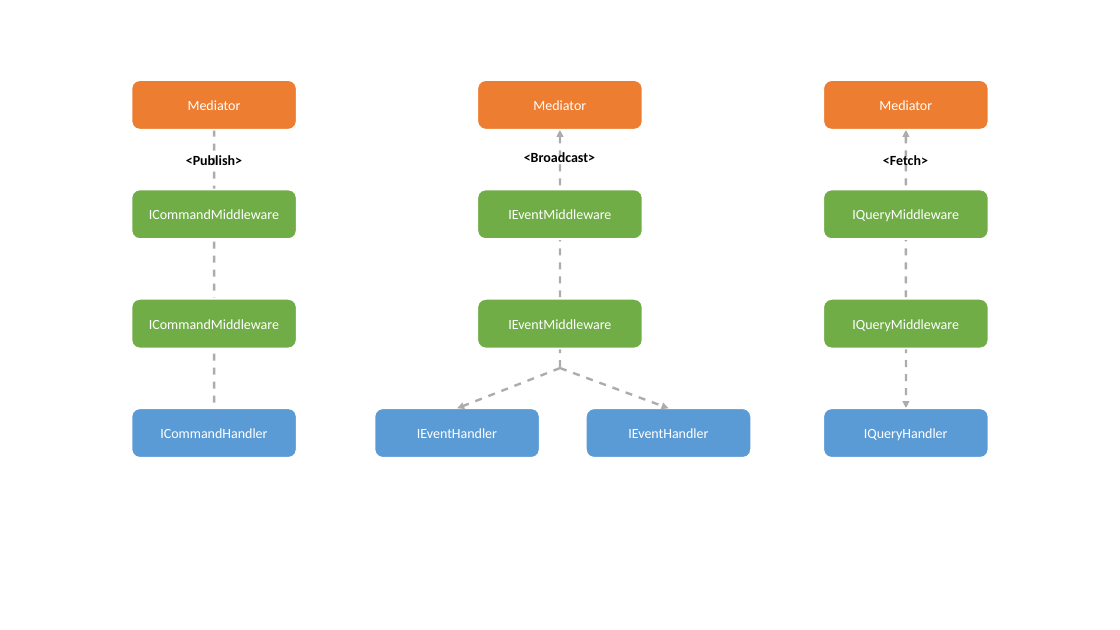
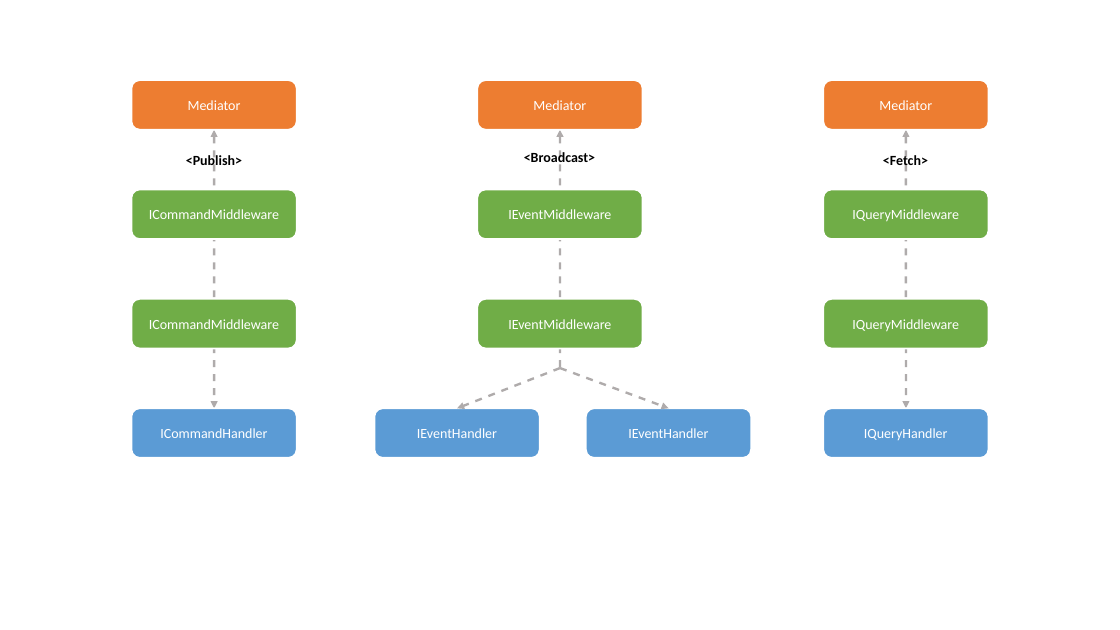
Before and after one commit to simplesoft-pt/Mediator, a slide deck: slide 1 of resources/Lifecycle.odp. Drawn at 1120x630 pixels with LibreOffice and Linux fonts; fonts in the diff are those of the drawing. Boxes give left, top, right and bottom in pixels: in the first picture for what was removed or moved away, otherwise in the second. Text is boxed around its words. In the diff, an @@ line names an element or a change of style, - is before the commit and + after.

```diff
--- a/resources/Lifecycle.odp
+++ b/resources/Lifecycle.odp
@@ line (214, 129) - (214, 408): line to double arrow @@
```
Also in this commit, not shown: 1 other file.
